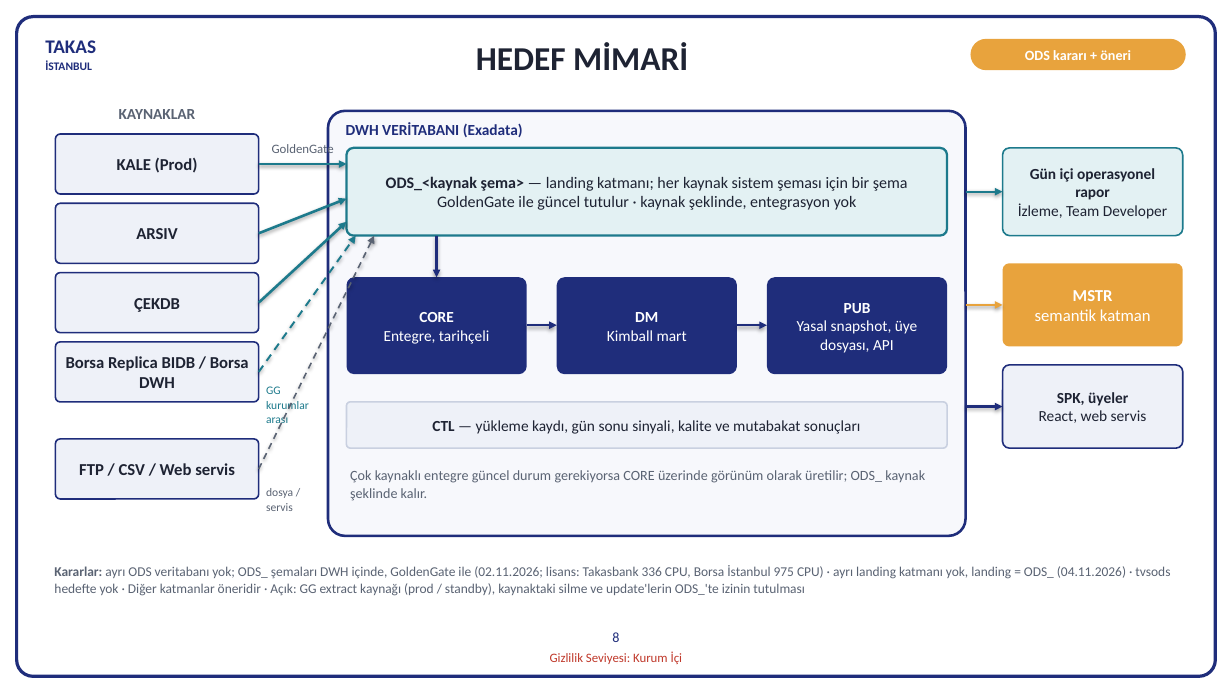
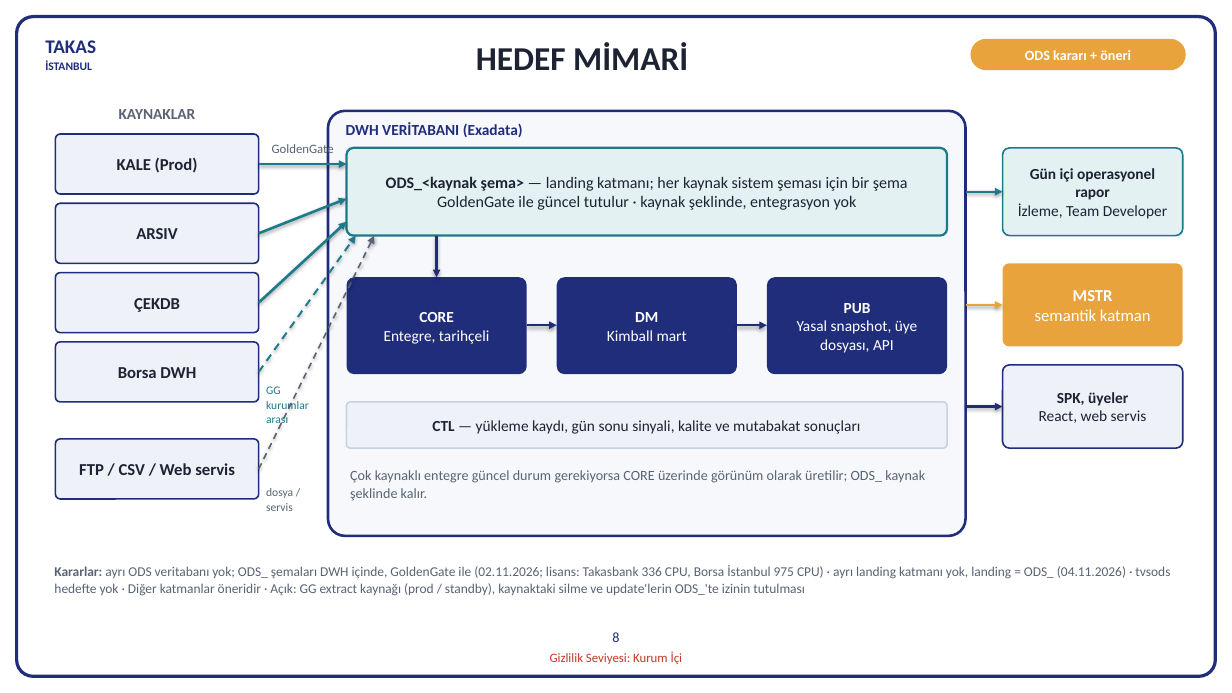
Before and after one commit to hanifidemirel0/Cursor-Projects, a slide deck: slide 8 of outputs/dwh-sunum-kasim-2026/5 - DWHSunum_Kasim2026.pptx. Drawn at 1232x693 pixels with LibreOffice and Linux fonts; fonts in the diff are those of the drawing. Boxes give left, top, right and bottom in pixels: in the first picture for what was removed or moved away, otherwise in the second. Text is boxed around its words. In the diff, an @@ line names an element or a change of style, - is before the commit and + after.

```diff
--- a/outputs/dwh-sunum-kasim-2026/5 - DWHSunum_Kasim2026.pptx
+++ b/outputs/dwh-sunum-kasim-2026/5 - DWHSunum_Kasim2026.pptx
@@ text in rounded rectangle at (x1=118, y1=367, x2=196, y2=378): text changed @@
-Borsa Replica BIDB / Borsa DWH
+Borsa DWH
```
Also in this commit, not shown: 2 other files.
